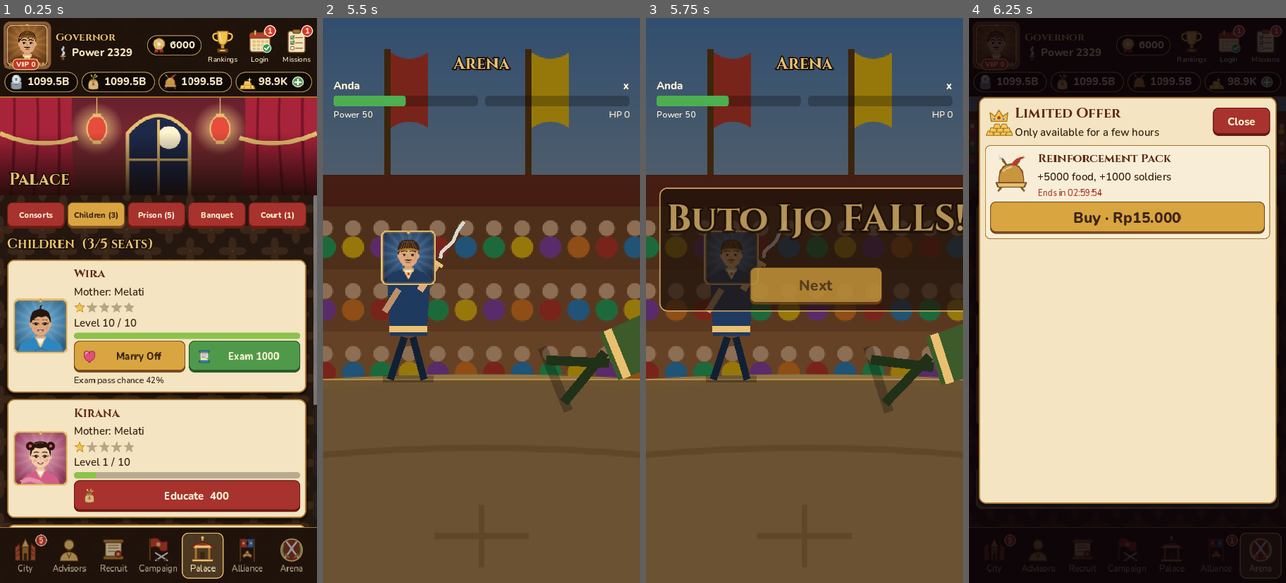
Above: before the commit, frames 1-4 (left to right).
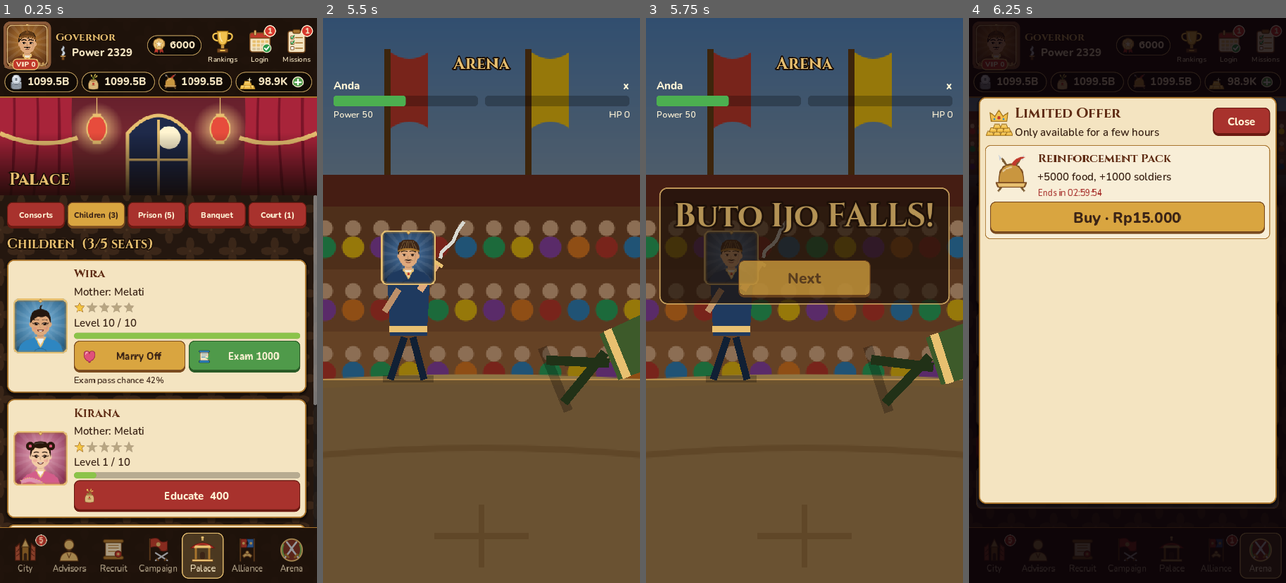
Above: after the commit, the same moments.

Repository: microaltech/tlg
Game: Godot game, scene res://tools/i18n_check.tscn
Same seed, same stepped clock (60 frames per second), same inputs: the game is played once before the commit and once after it. This scene is started directly instead of the project's main scene.
Inputs (mouse positions are in pixels of both pictures, inside the frame that each line leads up to):
- Up to frame 1 (0.25 s): no input
- Up to frame 2 (5.5 s): click (449, 498) at 0.52 s; type "12" at 0.6 s; click (351, 46) at 1.27 s; click (544, 46) at 2.02 s; click (582, 46) at 2.77 s; click "Skip" at 3.5 s; click "Next" at 4.25 s; click "Skip" at 5 s
- Up to frame 3 (5.75 s): no input
- Up to frame 4 (6.25 s): click "Next" at 5.75 s

Frames 1-2 are identical in both runs. In frame 3, 6.4% of the frame differs, in the area x 4-100%, y 30-52%; in frame 4, nothing differs.

Commit message:
Hapus pop-up laporan crash; judul hasil perang/duel tidak lagi keluar kotak
- Pop-up 'Maaf, game sempat berhenti' tidak lagi muncul saat game dibuka;
  laporan tetap bisa disalin dari Pengaturan.
- UI.fit_font mengecilkan judul besar (mis. DITAKLUKKAN!) agar muat, dan
  lebar panel hasil dikunci selebar layar dikurangi margin.

Co-Authored-By: Claude Opus 5.5 <noreply@anthropic.com>
Claude-Session: https://claude.ai/code/session_015LtRdrVC8mEHi9d4fpU264

Diff:
--- a/scripts/ui/battle_view.gd
+++ b/scripts/ui/battle_view.gd
@@ -502,6 +502,7 @@
 	panel.theme_type_variation = "Toast"
 	panel.position = Vector2(30, _field.position.y + 30)
 	panel.custom_minimum_size.x = size.x - 60
+	panel.size.x = size.x - 60
 	add_child(panel)
 	_end_box = VBoxContainer.new()
 	_end_box.add_theme_constant_override("separation", 10)
@@ -511,7 +512,10 @@
 	big.theme_type_variation = "BigLabel"
 	big.horizontal_alignment = HORIZONTAL_ALIGNMENT_CENTER
 	big.add_theme_color_override("font_color", UI.GOLD if win else Color("e06050"))
+	big.text = tr(big.text)  # ukur teks yang benar-benar tampil
+	big.auto_translate_mode = Node.AUTO_TRANSLATE_MODE_DISABLED
 	_end_box.add_child(big)
+	UI.fit_font(big, size.x - 60 - 48)
 	var detail := Label.new()
 	detail.text = str(info.get("detail", ""))
 	detail.autowrap_mode = TextServer.AUTOWRAP_WORD_SMART
--- a/scripts/ui/duel_view.gd
+++ b/scripts/ui/duel_view.gd
@@ -519,6 +519,7 @@
 	panel.theme_type_variation = "Toast"
 	panel.position = Vector2(30, size.y * 0.30)
 	panel.custom_minimum_size.x = size.x - 60
+	panel.size.x = size.x - 60
 	add_child(panel)
 	var box := VBoxContainer.new()
 	box.add_theme_constant_override("separation", 10)
@@ -528,7 +529,10 @@
 	big.theme_type_variation = "BigLabel"
 	big.horizontal_alignment = HORIZONTAL_ALIGNMENT_CENTER
 	big.add_theme_color_override("font_color", UI.GOLD if win else Color("e06050"))
+	big.text = tr(big.text)  # ukur teks yang benar-benar tampil
+	big.auto_translate_mode = Node.AUTO_TRANSLATE_MODE_DISABLED
 	box.add_child(big)
+	UI.fit_font(big, size.x - 60 - 48)
 	var detail := Label.new()
 	detail.text = str(info.get("detail", ""))
 	detail.autowrap_mode = TextServer.AUTOWRAP_WORD_SMART
--- a/scripts/ui/main.gd
+++ b/scripts/ui/main.gd
@@ -245,10 +245,7 @@
 		if get_tree().get_nodes_in_group("modal").is_empty():
 			_maybe_prompt_login())
 	# Tampilkan ringkasan kembali lalu hadiah login otomatis setelah layar siap.
-	if Telemetry.crashed_last_time:
-		get_tree().create_timer(0.6).timeout.connect(_show_crash_notice)
-	else:
-		get_tree().create_timer(0.6).timeout.connect(_maybe_prompt_login)
+	get_tree().create_timer(0.6).timeout.connect(_maybe_prompt_login)
 
 
 func _notification(what: int) -> void:
@@ -5592,25 +5589,6 @@
 	_button(p["panel_box"], "Lanjutkan", close, true, "", "GoldButton").custom_minimum_size.y = 80
 
 
-## Game sempat berhenti tidak normal: tawarkan menyalin laporan untuk pengembang.
-func _show_crash_notice() -> void:
-	var holder := {}
-	var close := func():
-		Audio.play("click")
-		if is_instance_valid(holder.get("overlay")):
-			holder["overlay"].queue_free()
-		_maybe_prompt_login.call_deferred()
-	var p := _open_panel("Maaf, game sempat berhenti", "help", close, 0.2, 0.75)
-	holder["overlay"] = p["overlay"]
-	p["subtitle"].text = "Progres terakhir sudah tersimpan."
-	_label(p["content"], "Game tertutup secara tidak normal pada sesi sebelumnya. Bantu kami memperbaikinya: "
-		+ "salin laporan lalu kirimkan ke pengembang (mis. lewat WhatsApp atau email).", "CardLabel")
-	_button(p["content"], "Salin Laporan", func():
-		DisplayServer.clipboard_set(Telemetry.problem_report())
-		return {"ok": true, "msg": "Laporan disalin. Tempelkan di email ke pengembang."}, true, "", "GreenButton")
-	_button(p["panel_box"], "Lanjutkan", close, true, "", "GoldButton").custom_minimum_size.y = 80
-
-
 static func _away_text(seconds: int) -> String:
 	if seconds >= 86400:
 		return "%d hari %d jam" % [seconds / 86400, seconds / 3600 % 24]
--- a/scripts/ui/ui_theme.gd
+++ b/scripts/ui/ui_theme.gd
@@ -28,6 +28,15 @@
 	s.set_content_margin_all(12)
 	s.anti_aliasing = true
 	return s
+
+
+## Kecilkan ukuran huruf label satu baris (sudah di pohon node) agar muat di max_width.
+static func fit_font(label: Label, max_width: float) -> void:
+	var font_size := label.get_theme_font_size("font_size")
+	var width := label.get_theme_font("font").get_string_size(label.text, HORIZONTAL_ALIGNMENT_LEFT, -1,
+		font_size).x + label.get_theme_constant("outline_size")
+	if width > max_width:
+		label.add_theme_font_size_override("font_size", maxi(24, int(font_size * max_width / width)))
 
 
 static func _button_styles(t: Theme, type: String, base: Color, edge: Color, font_color: Color) -> void:
